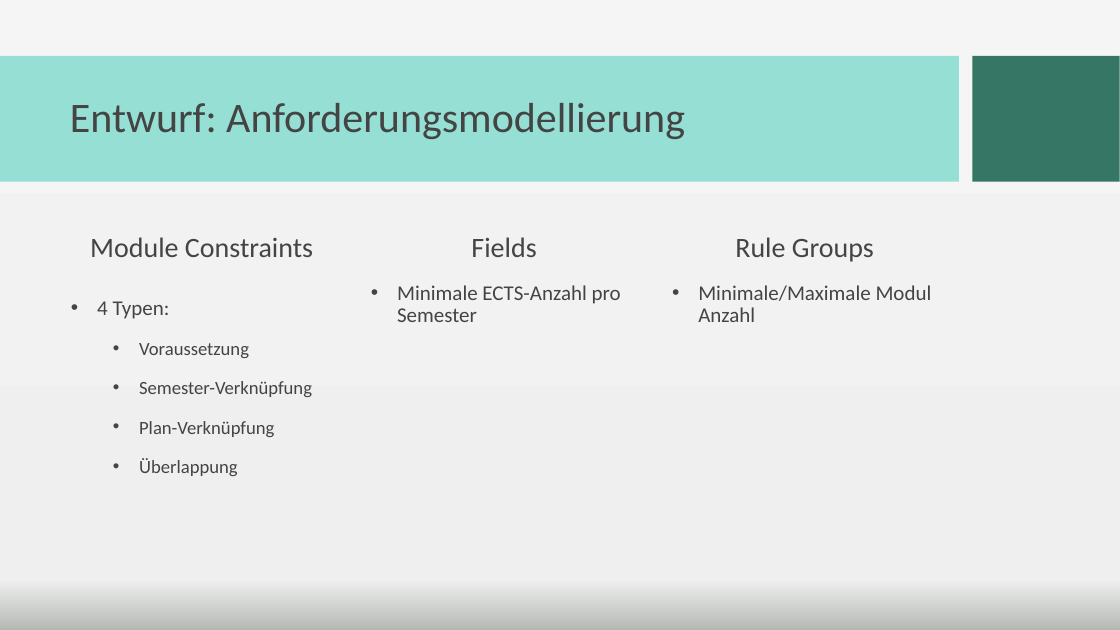
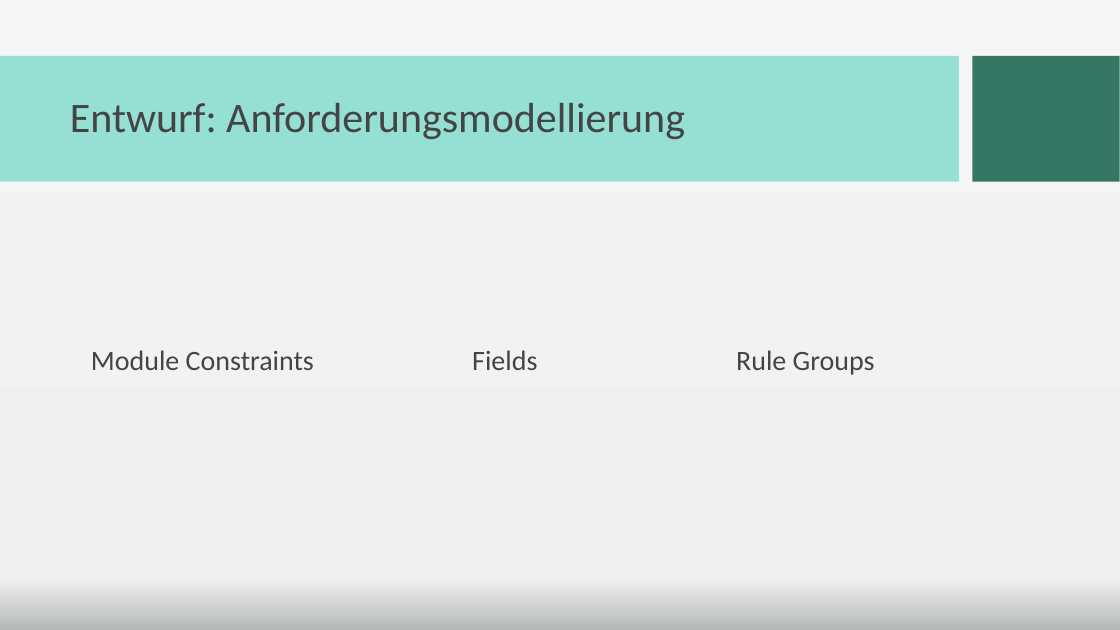
Before and after one commit to PSE-WS1617-IPD-Workflow/PSE_WS1617_IPD_Boehm_Studienplan, a slide deck: slide 5 of Abschlusspräsentation/Praesentation_newdesign.pptx. Drawn at 1120x630 pixels with LibreOffice and Linux fonts; fonts in the diff are those of the drawing; background and template pictures are left out. Boxes give left, top, right and bottom in pixels: in the first picture for what was removed or moved away, otherwise in the second. Text is boxed around its words. In the diff, an @@ line names an element or a change of style, - is before the commit and + after.

```diff
--- a/Abschlusspräsentation/Praesentation_newdesign.pptx
+++ b/Abschlusspräsentation/Praesentation_newdesign.pptx
@@ text removed at <box>397,285,621,322</box> @@
-• Minimale ECTS-Anzahl pro Semester
@@ text removed at <box>698,285,932,322</box> @@
-• Minimale/Maximale Modul Anzahl
@@ text removed at <box>97,301,312,476</box> @@
-• 4 Typen:
-  • Voraussetzung
-  • Semester-Verknüpfung
-  • Plan-Verknüpfung
-  • Überlappung
@@ 3 texts: place and size @@
-3 texts at <box>90,237,874,262</box>
+3 texts at <box>91,350,875,375</box>
```
Also in this commit, not shown: 2 other slides changed, 7 slides added, 2 slides removed.
